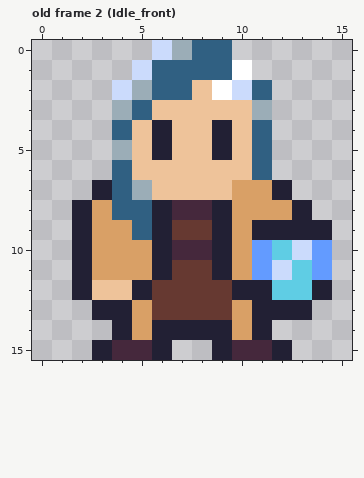
File history of a pixel-art file, Assets/.editable/player.aseprite. Above is the file before it was changed.
16x16 pixels, 28 frames. Shown: old frame 2 (Idle_front). The commit also changed other frames, which this record leaves out.
New version:
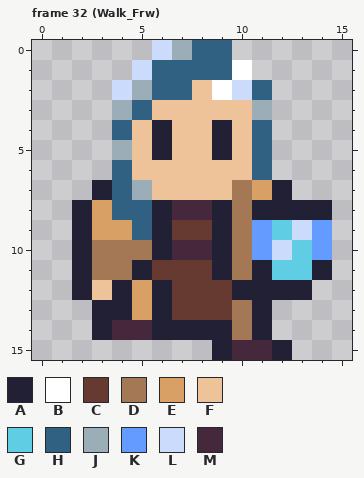
Palette (. is transparent): A #222034  B #ffffff  C #663931  D #a57855  E #d9a066  F #eec39a  G #5fcde4  H #306082  J #9badb7  K #639bff  L #cbdbfc  M #45283c
A new or re-ordered frame is compared with the old frame closest to it.
Commit message: PlayerFullyWalks
Change:
frames 28 -> 32
Frame 32 (Walk_Frw) is new; against old frame 2 (Idle_front), layers "farol", "head", "body":
Colour A now appears in row 8 at x 14; in row 14 at x 3.
The author changed colour C to colour A in rows 12 to 13 at x 6.
The author changed colour E to colour A in row 8 at x 11 to 12; in row 11 at x 5.
The author changed colour F to colour A in row 12 at x 4.
The author changed colour G to colour A in row 12 at x 12 to 13.
The author changed colour K to colour A in row 11 at x 11 and 14.
The author changed colour A to colour C in row 11 at x 6.
The author changed colour E to colour D in rows 7 to 9 at x 10; in row 10 at x 3 to 5 and 10; in row 11 at x 3 to 4 and 10; in rows 13 to 14 at x 10.
The author changed colour A to colour E in row 12 at x 5.
The author changed colour A to colour G in row 9 at x 12.
The author changed colour L to colour G in row 10 at x 13; in row 11 at x 12.
The author changed colour A to colour K in row 9 at x 11 and 14.
The author changed colour A to colour L in row 9 at x 13.
The author changed colour G to colour L in row 10 at x 12.
The author changed colour A to colour M in row 14 at x 4.
The author changed colour E to colour M in row 14 at x 5.
Colour A is removed in row 12 at x 14; in row 13 at x 12 to 13; in row 15 at x 3 and 6.
Colour M is removed in row 15 at x 4 to 5.
Pixel boxes of the changes (left, top, right, bottom) in both pictures:
changed: (92, 180, 332, 360)
